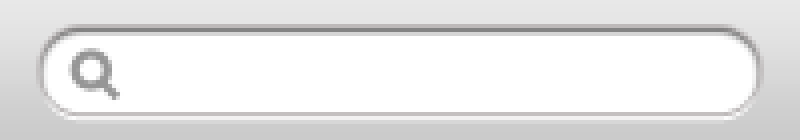
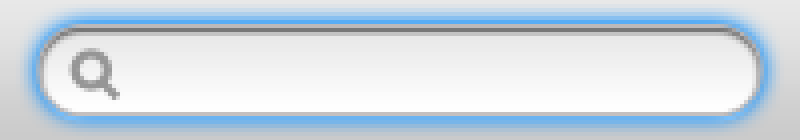
Comparing the layer stacks of the two 800x140 images. Changes:
pixels changed over (16, 4, 784, 136) (layer not identified)
